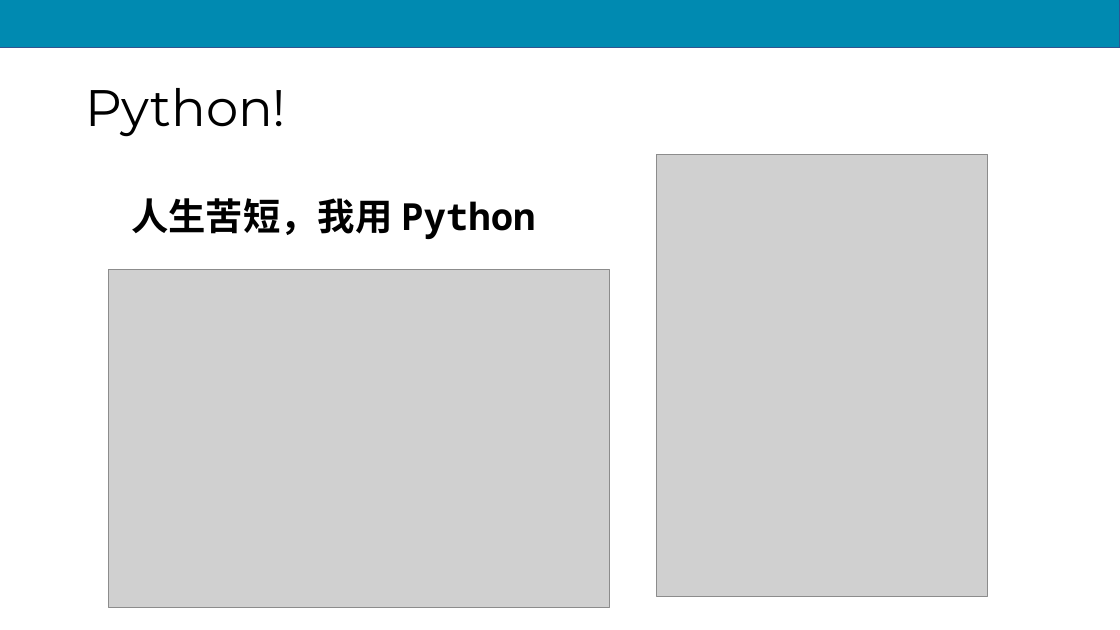
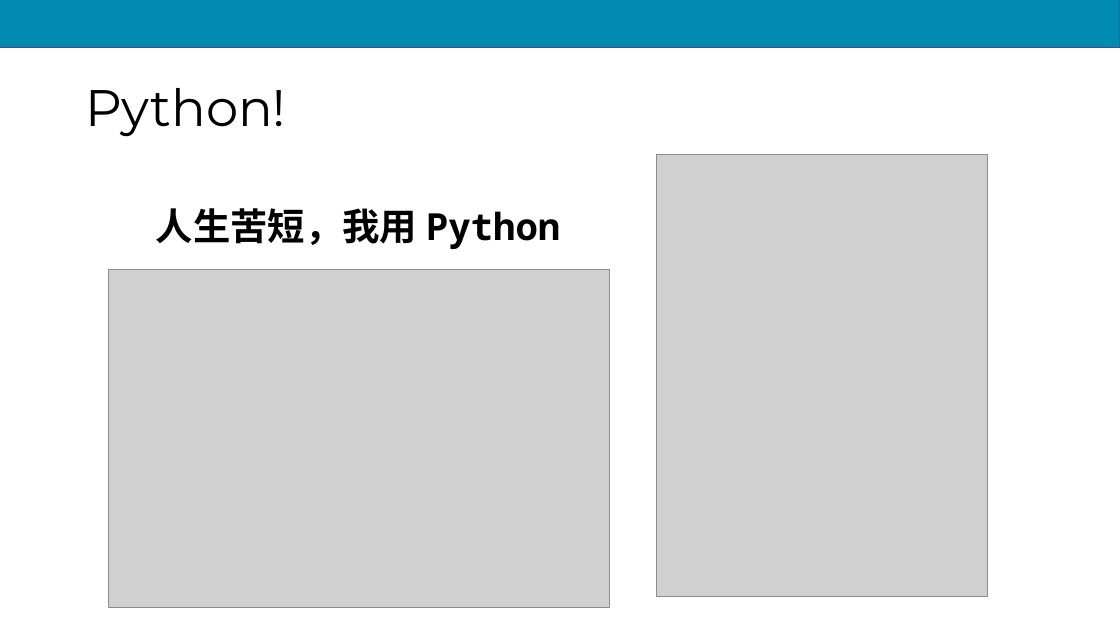
Before and after one commit to scruel/pcc_3e_slides, a slide deck: slide 5 of PPT/python1.pptx. Drawn at 1120x630 pixels with LibreOffice and Linux fonts; fonts in the diff are those of the drawing; grey boxes stand for pictures. Boxes give left, top, right and bottom in pixels: in the first picture for what was removed or moved away, otherwise in the second. Text is boxed around its words. In the diff, an @@ line names an element or a change of style, - is before the commit and + after.

```diff
--- a/PPT/python1.pptx
+++ b/PPT/python1.pptx
@@ text "人生苦短，我用 Python": place and size @@
-text "人生苦短，我用 Python" at (131,198,535,239)
+text "人生苦短，我用 Python" at (156,208,560,249)
```
Also in this commit, not shown: 2 other slides changed, 21 other files.
